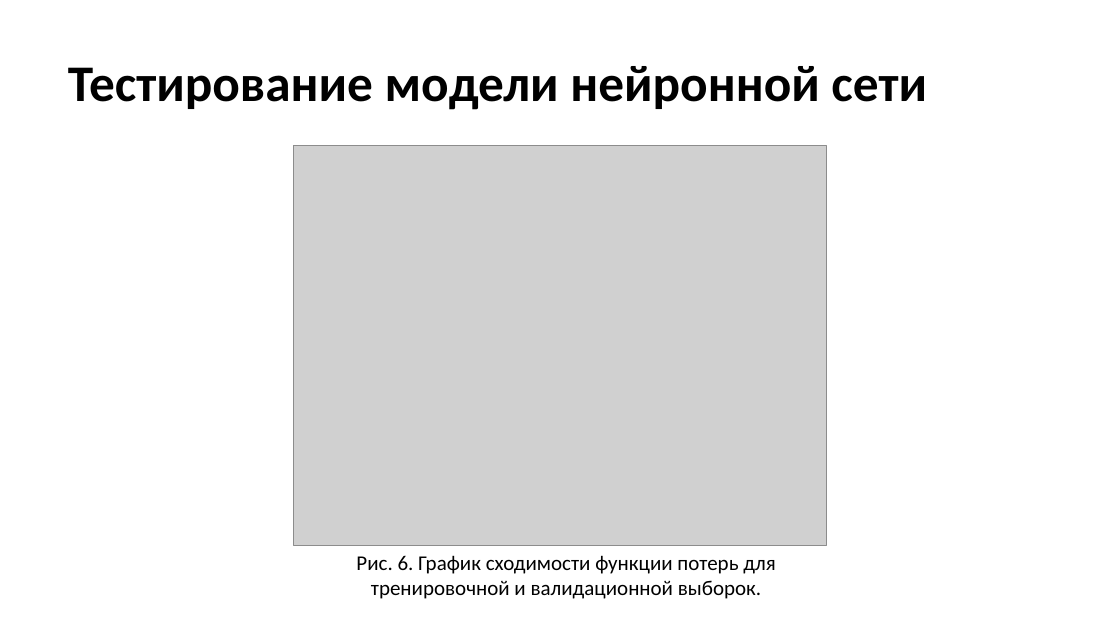
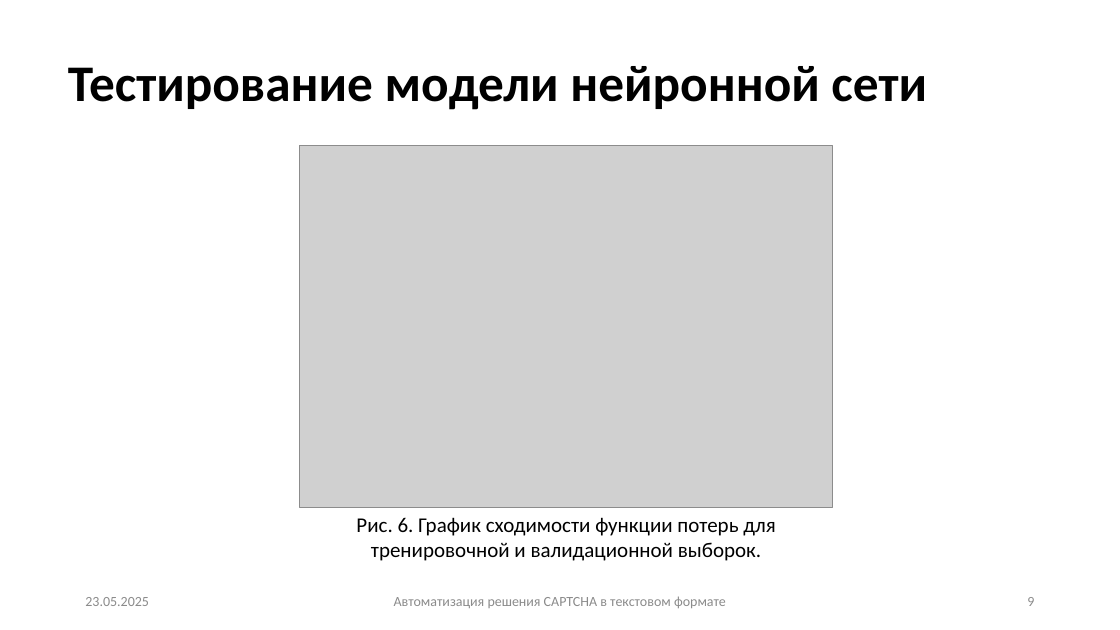
Before and after one commit to just-russian-amateur/university_projects, a slide deck: slide 9 of 2_course_master/Конференции/Презентация для конференции.pptx. Drawn at 1120x630 pixels with LibreOffice and Linux fonts; fonts in the diff are those of the drawing; grey boxes stand for pictures. Boxes give left, top, right and bottom in pixels: in the first picture for what was removed or moved away, otherwise in the second. Text is boxed around its words. In the diff, an @@ line names an element or a change of style, - is before the commit and + after.

```diff
--- a/2_course_master/Конференции/Презентация для конференции.pptx
+++ b/2_course_master/Конференции/Презентация для конференции.pptx
@@ picture: place and size @@
-picture at (293, 145, 827, 545)
+picture at (300, 145, 833, 507)
@@ text "Рис. 6. График сходимости функции ...": place and size @@
-text "Рис. 6. График сходимости функции ..." at (356, 555, 775, 599)
+text "Рис. 6. График сходимости функции ..." at (356, 517, 775, 561)
@@ text added at (85, 597, 149, 606), 12 pt, text #8C8C8C @@
+23.05.2025
@@ text added at (394, 596, 726, 608), 12 pt, text #8C8C8C @@
+Автоматизация решения CAPTCHA в текстовом формате
@@ page number added at (1027, 597, 1034, 606), 12 pt, text #8C8C8C @@
+9
```
Also in this commit, not shown: 11 other slides changed.
